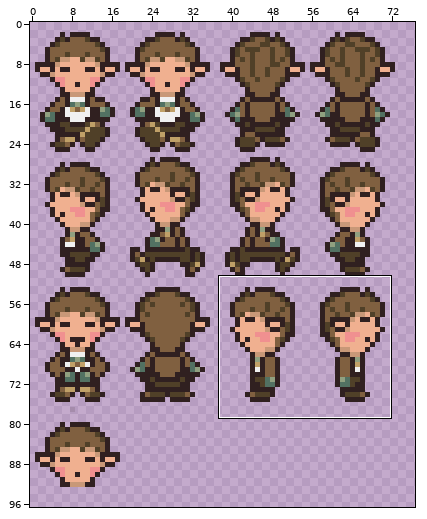
Sprite sheet: Assets/Sprites/Earthbound Characters/ChuBanRau.png. The picture above shows the old version from afar; the outline marks the close-up.
Close-up. Old version:
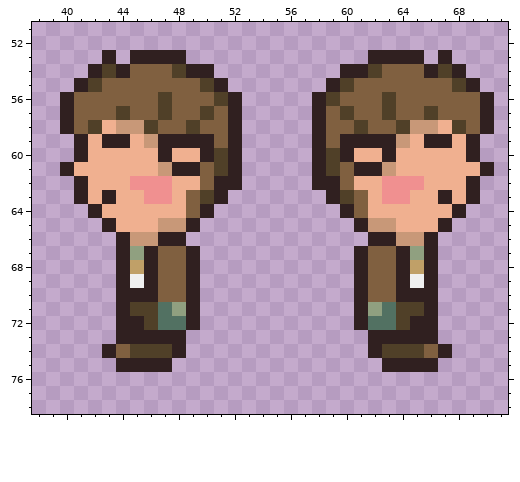
The file is 98x152 pixels. Pixels under 10% opacity are left out. Colours within 5 levels of each other are drawn and written as one. Shown: x 38..71, y 51..78. The wide view leaves out empty margins.
Once edited:
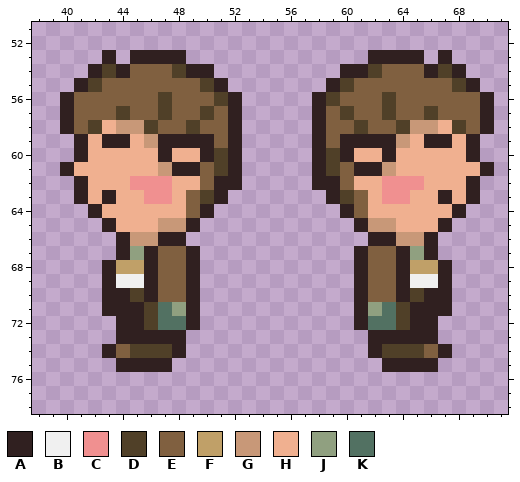
Palette (. is transparent): A #302020  B #f0f0f0  C #f09090  D #504028  E #806040  F #c0a068  G #c89878  H #f0b090  J #90a080  K #507060fb
The edit:
@@ x 38..71 @@
 67 ......AJAEEA...........AEEAJA.....
-68 ......AFAEEA...........AEEAFA.....
-69 ......ABAEEA...........AEEABA.....
-70 ......AAAEEA...........AEEAAA.....
-71 ......ADDKJA...........AJKDDA.....
+68 .....AFFAEEA...........AEEAFFA....
+69 .....ABBAEEA...........AEEABBA....
+70 .....AADAEEA...........AEEADAA....
+71 .....AAADKJA...........AJKDAAA....
 72 ......AADKKA...........AKKDAA.....
Changed places in both close-ups, as pixel boxes (x1, y1, x2, y2):
changed: (102, 260, 144, 316)
changed: (410, 260, 452, 316)
